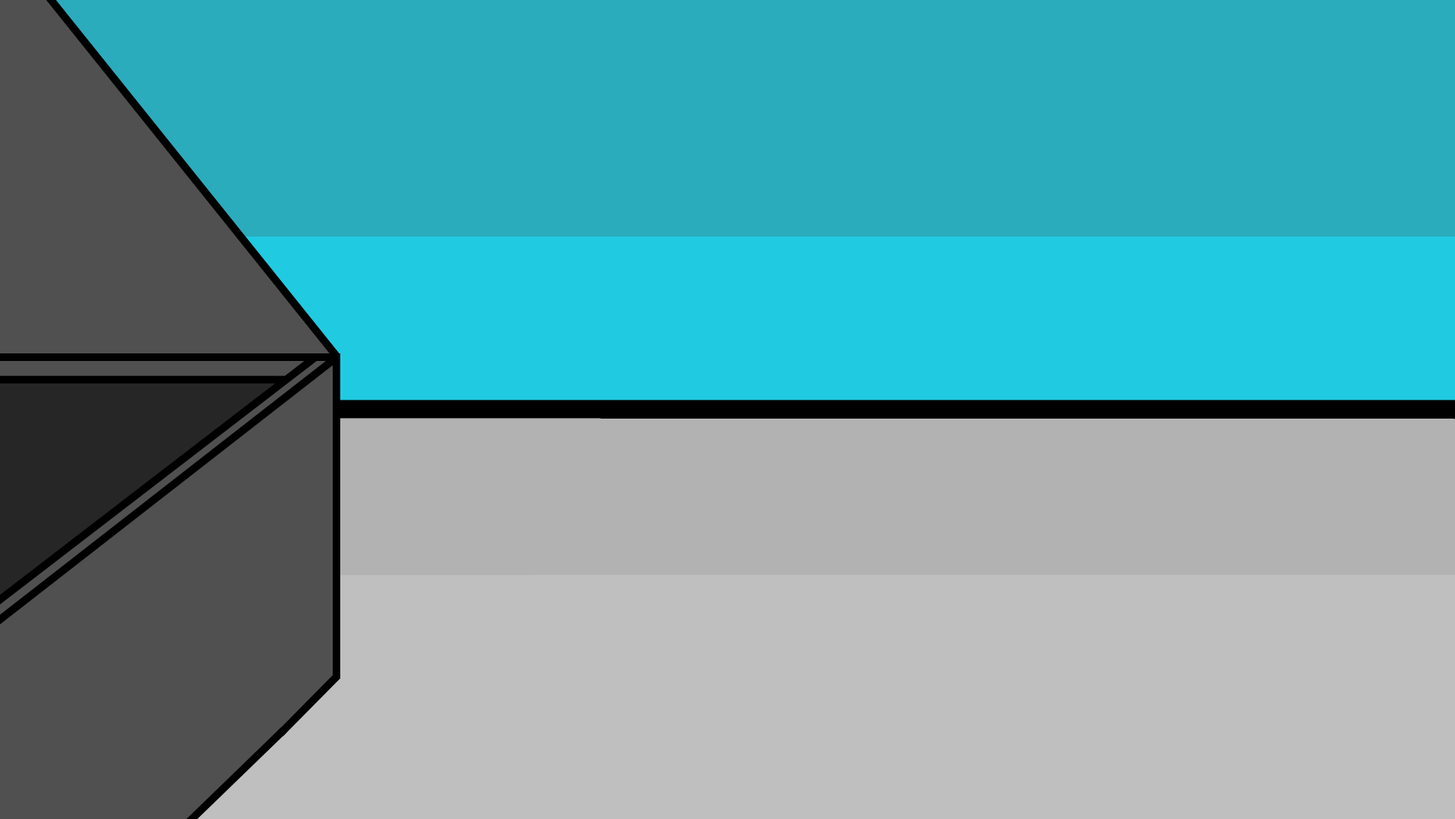
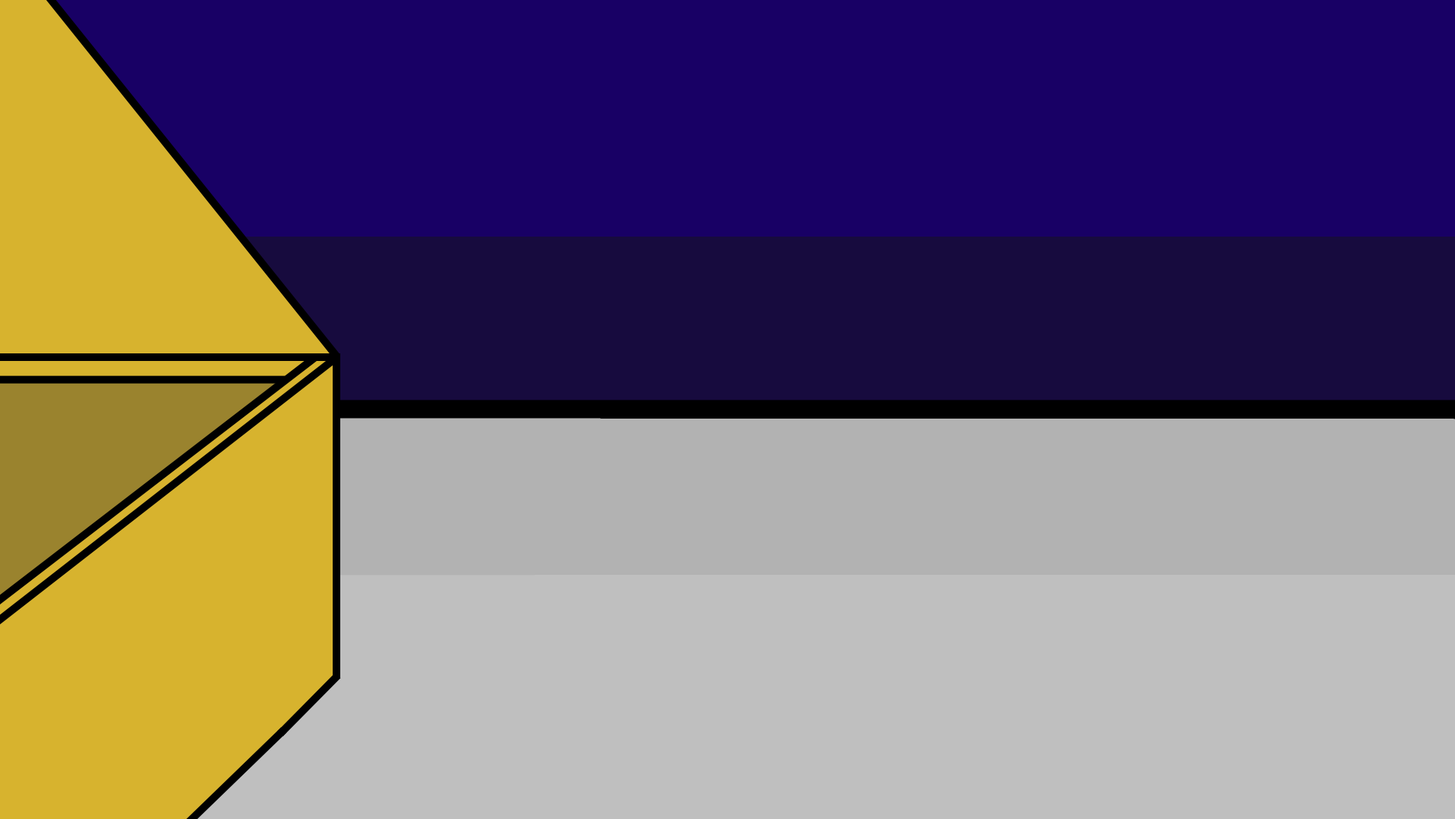
Comparing the layer stacks of the two 1455 × 819 images. Changes:
pixels changed over [0, 0, 1455, 819] (layer not identified)
